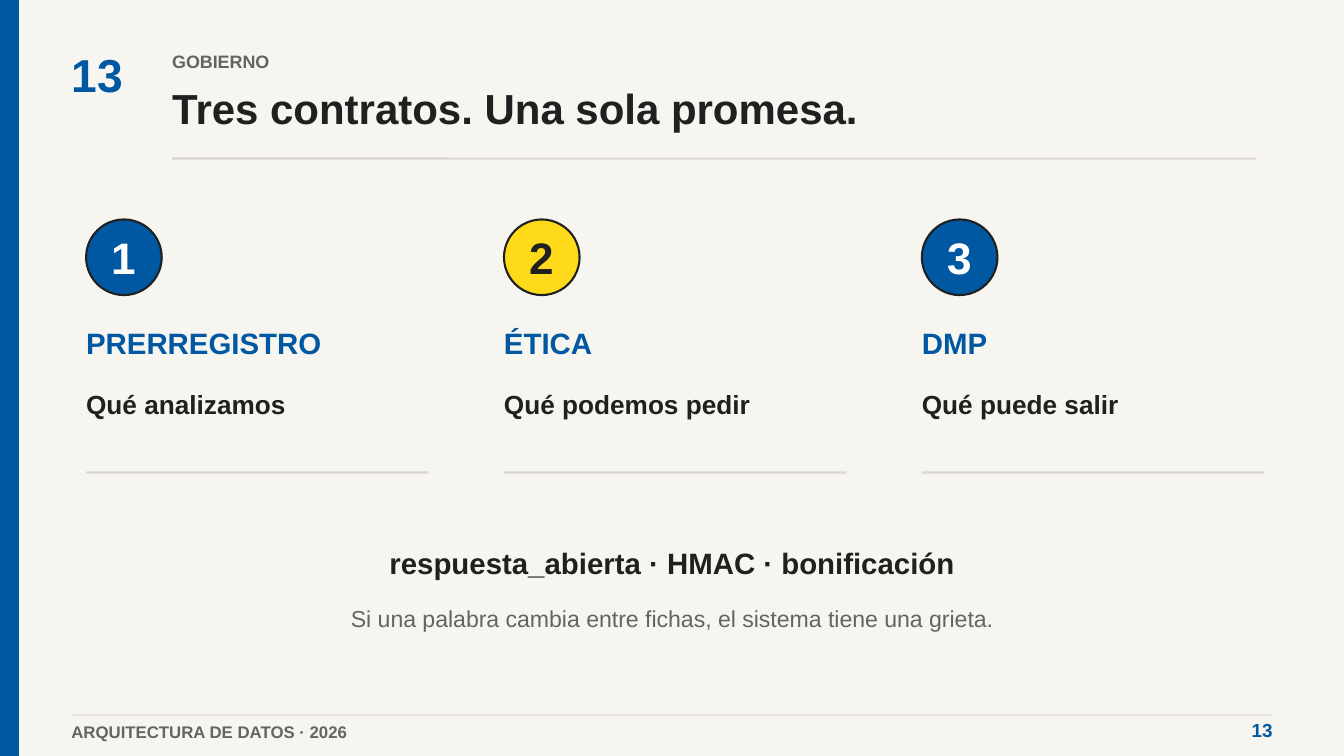
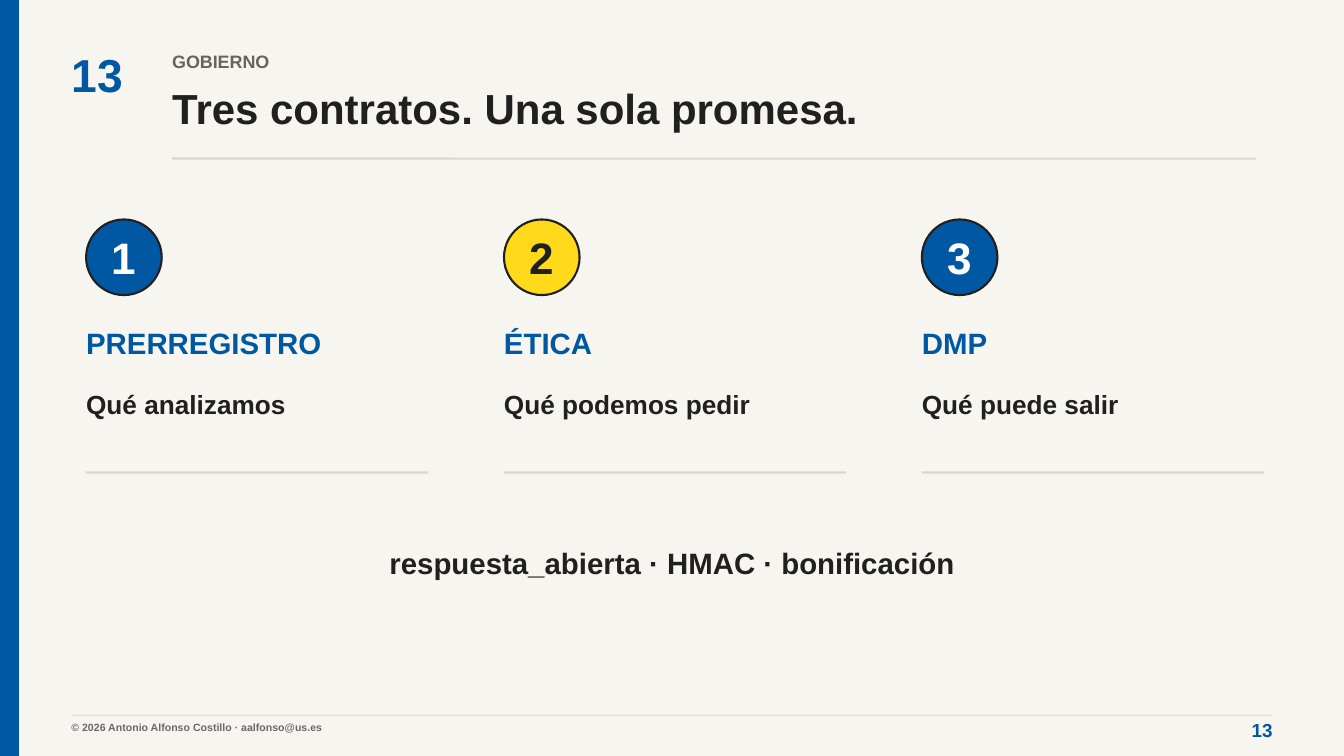
Before and after one commit to Teoriadejuego/arquitectura-datos-python-ciencia-abierta, a slide deck: slide 13 of 00_PRESENTACION/ARQUITECTURA_DATOS_PROYECCION.pptx. Drawn at 1344x756 pixels with LibreOffice and Linux fonts; fonts in the diff are those of the drawing. Boxes give left, top, right and bottom in pixels: in the first picture for what was removed or moved away, otherwise in the second. Text is boxed around its words. In the diff, an @@ line names an element or a change of style, - is before the commit and + after.

```diff
--- a/00_PRESENTACION/ARQUITECTURA_DATOS_PROYECCION.pptx
+++ b/00_PRESENTACION/ARQUITECTURA_DATOS_PROYECCION.pptx
@@ text removed at [351,610,993,632] @@
-Si una palabra cambia entre fichas, el sistema tiene una grieta.
@@ text at [82,723,322,733]: text changed; size 12 to 7.5 pt; text colour #66645F to #686868 @@
-ARQUITECTURA DE DATOS · 2026
+© 2026 Antonio Alfonso Costillo · aalfonso@us.es
```
Also in this commit, not shown: 20 other slides changed, 3 slides added, 11 other files.
